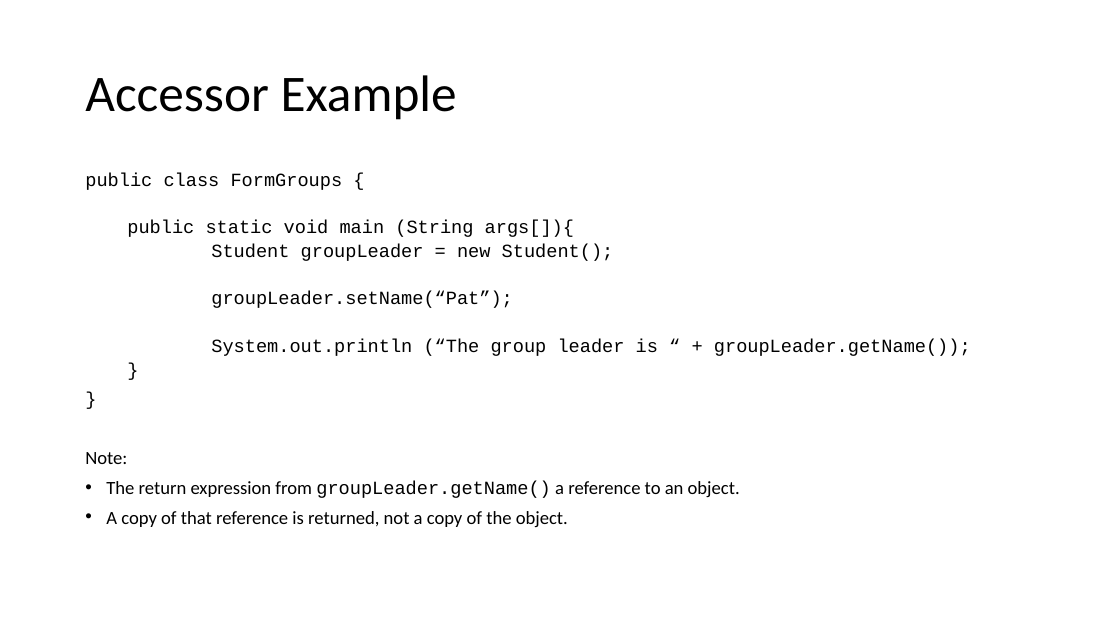
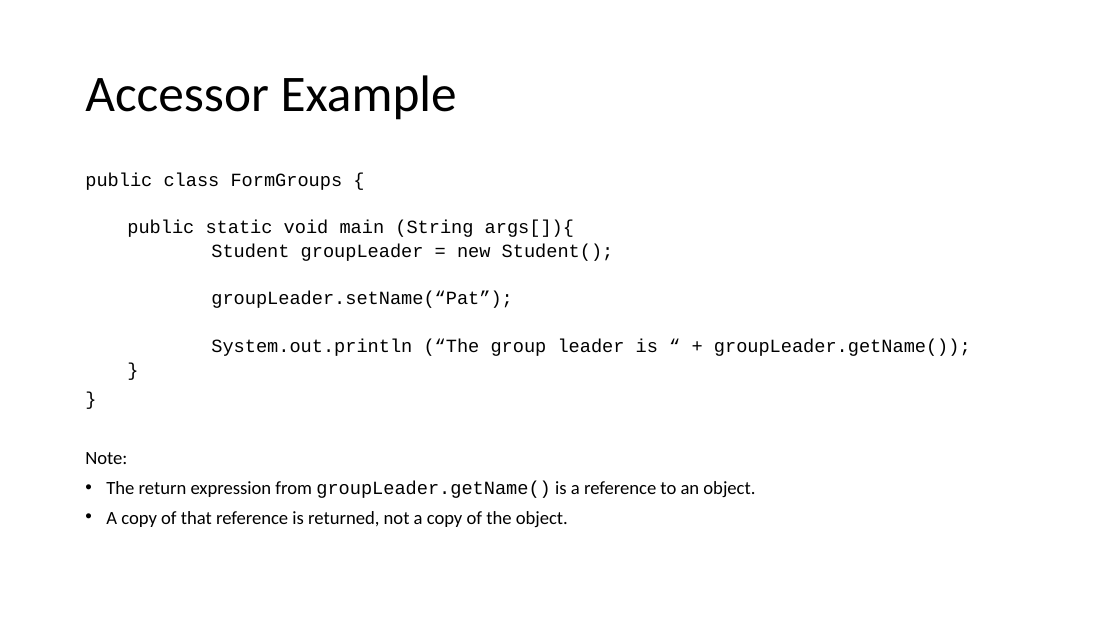
Before and after one commit to TEALSK12/apcsa-public, a slide deck: slide 43 of curriculum/Unit5/Unit5.pptx. Drawn at 1120x630 pixels with LibreOffice and Linux fonts; fonts in the diff are those of the drawing. Boxes give left, top, right and bottom in pixels: in the first picture for what was removed or moved away, otherwise in the second. Text is boxed around its words. In the diff, an @@ line names an element or a change of style, - is before the commit and + after.

Commit message:
Fix typo

```diff
--- a/curriculum/Unit5/Unit5.pptx
+++ b/curriculum/Unit5/Unit5.pptx
@@ text at (106, 481, 755, 498): text changed @@
-• The return expression from groupLeader.getName() a reference to an object.
+• The return expression from groupLeader.getName() is a reference to an object.
```
